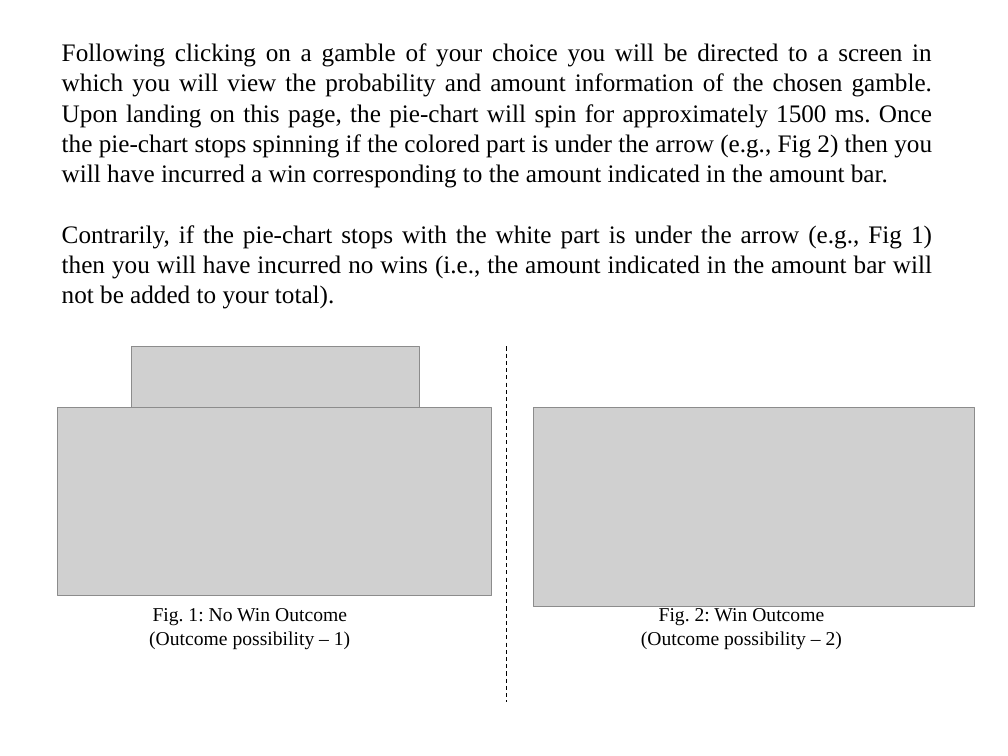
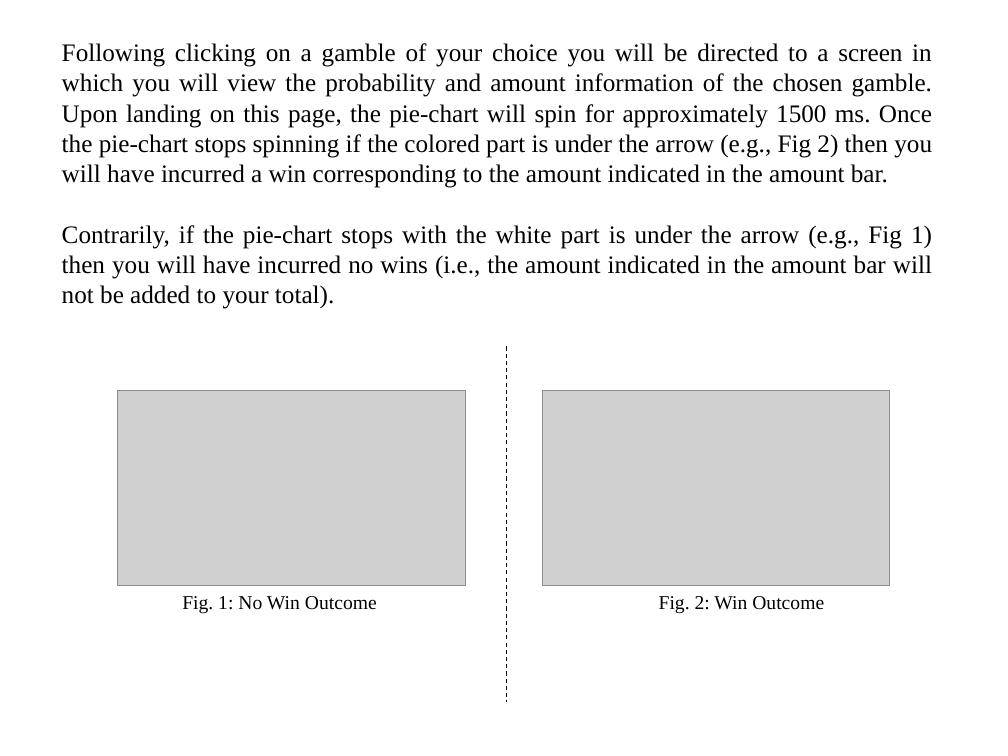
Before and after one commit to NilosmitaBanerjee1/Loss-Gain-gambling-tasks, a slide deck: slide 8 of gain-only-pilot/code/experiment/Instructions.pptx. Drawn at 1008x756 pixels with LibreOffice and Linux fonts; fonts in the diff are those of the drawing; grey boxes stand for pictures. Boxes give left, top, right and bottom in pixels: in the first picture for what was removed or moved away, otherwise in the second. Text is boxed around its words. In the diff, an @@ line names an element or a change of style, - is before the commit and + after.

```diff
--- a/gain-only-pilot/code/experiment/Instructions.pptx
+++ b/gain-only-pilot/code/experiment/Instructions.pptx
@@ picture removed at (131,347,419,407) @@
@@ picture: place and size @@
-picture at (57,407,491,596)
+picture at (118,391,465,586)
@@ picture: place and size @@
-picture at (533,407,975,607)
+picture at (542,391,889,586)
@@ text "Fig. 1: No Win Outcome": place and size @@
-text "Fig. 1: No Win Outcome" at (149,608,350,650)
+text "Fig. 1: No Win Outcome" at (182,596,377,614)
@@ text "Fig. 2: Win Outcome": place and size @@
-text "Fig. 2: Win Outcome" at (641,606,842,650)
+text "Fig. 2: Win Outcome" at (659,596,824,614)
@@ text at (149,631,350,650): paragraph removed @@
-(Outcome possibility – 1)
@@ text at (641,631,842,650): paragraph removed @@
-(Outcome possibility – 2)
```
Also in this commit, not shown: 1 other slide changed.
